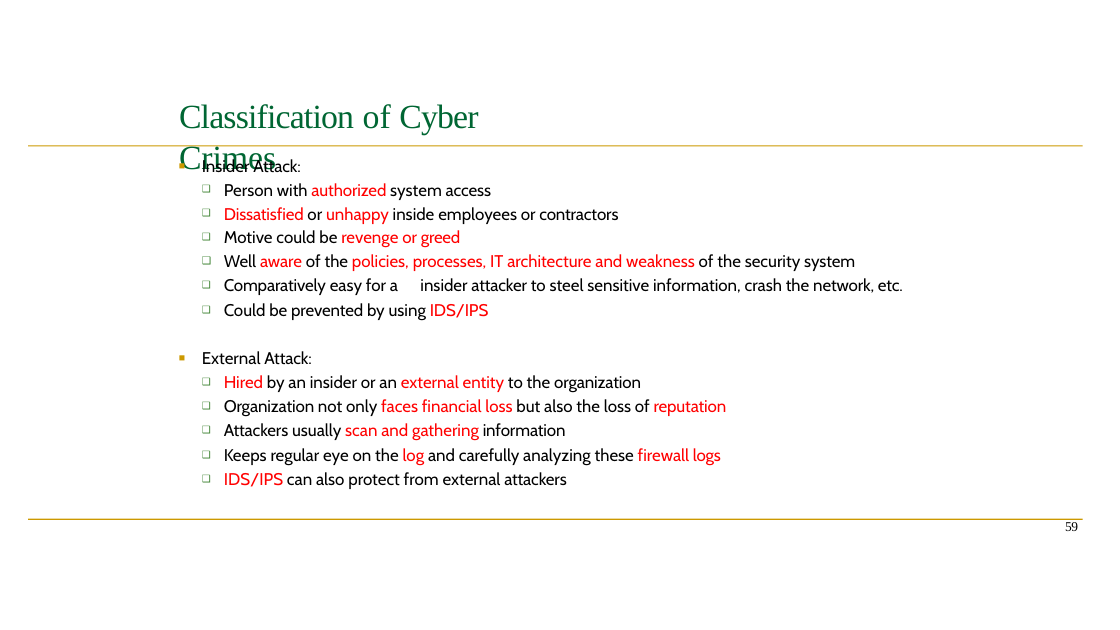
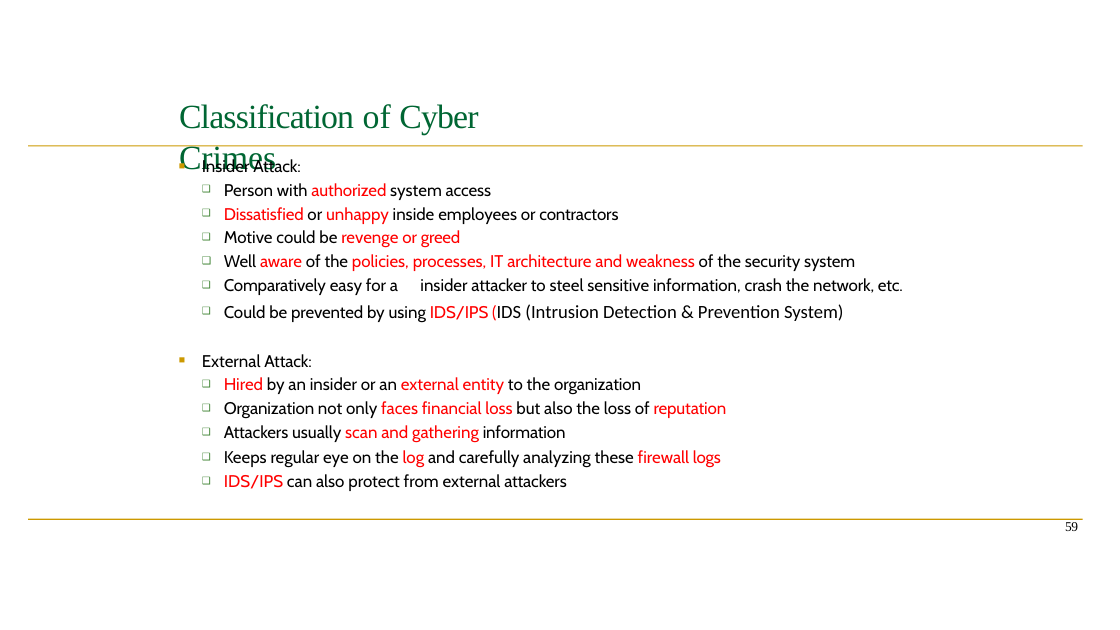
Before and after one commit to SagarChhabriya/Sem-6, a slide deck: slide 38 of 04-info-security/IS-VVeek-02-03.pptx (slide 41 before the commit). Drawn at 1120x630 pixels with LibreOffice and Linux fonts; fonts in the diff are those of the drawing. Boxes give left, top, right and bottom in pixels: in the first picture for what was removed or moved away, otherwise in the second. Text is boxed around its words. In the diff, an @@ line names an element or a change of style, - is before the commit and + after.

```diff
--- a/04-info-security/IS-VVeek-02-03.pptx
+++ b/04-info-security/IS-VVeek-02-03.pptx
@@ text at <box>224,304,843,323</box>: text changed; size 14.5 to 16 pt; font Cabin to Calibri @@
-  ❑ Could be prevented by using IDS/IPS
+  ❑ Could be prevented by using IDS/IPS (IDS (Intrusion Detection & Prevention System)
```
Also in this commit, not shown: 20 other slides changed, 2 slides added, 7 slides removed, 9 other files.
